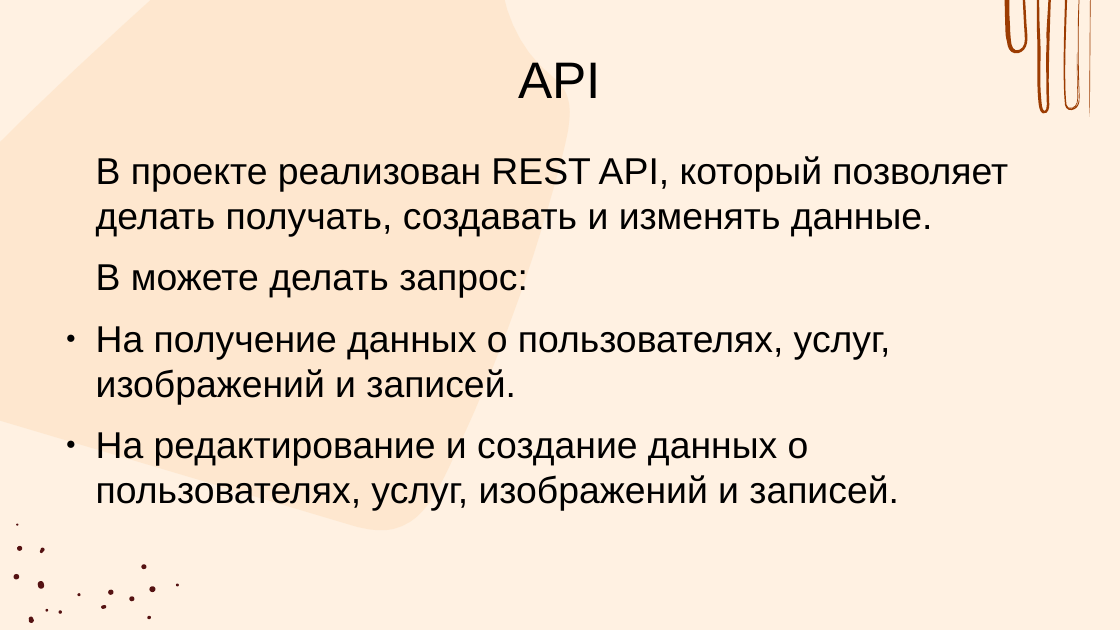
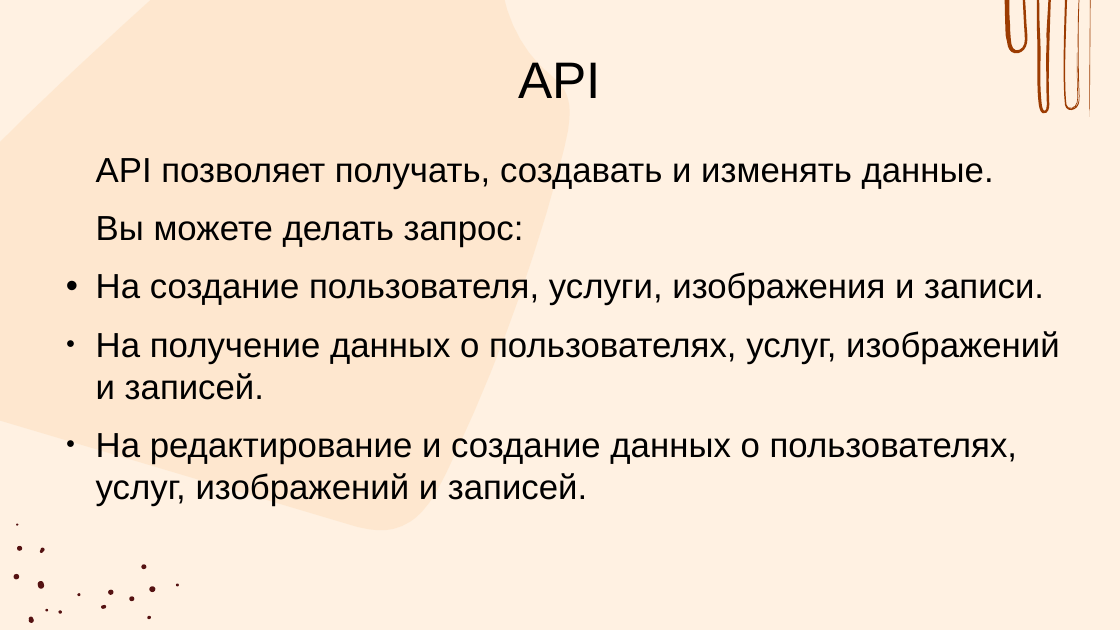
Before and after one commit to Irishka6/WEBproject, a slide deck: slide 10 of Web.pptx (slide 4 before the commit). Drawn at 1120x630 pixels with LibreOffice and Linux fonts; fonts in the diff are those of the drawing. Boxes give left, top, right and bottom in pixels: in the first picture for what was removed or moved away, otherwise in the second. Text is boxed around its words. In the diff, an @@ line names an element or a change of style, - is before the commit and + after.

```diff
--- a/Web.pptx
+++ b/Web.pptx
@@ outline redrawn in 3 elements at box(0, 0, 570, 530), box(1064, 0, 1080, 110), box(1090, 0, 1091, 117) @@
@@ text at box(96, 158, 1044, 305): text changed; size 32 to 29.9 pt @@
-В проекте реализован REST API, который позволяет делать получать, создавать и изменять данные.
-В можете делать запрос:
+API позволяет получать, создавать и изменять данные.
+Вы можете делать запрос:
+• На создание пользователя, услуги, изображения и записи.
@@ text at box(96, 331, 1060, 506): size 32 to 29.9 pt in "На получение данных о пользователях, услуг, изображений ...", "На редактирование и создание данных о пользователях, ..." @@
```
Also in this commit, not shown: 3 other slides changed, 11 slides added, 2 slides removed, 8 other files.
